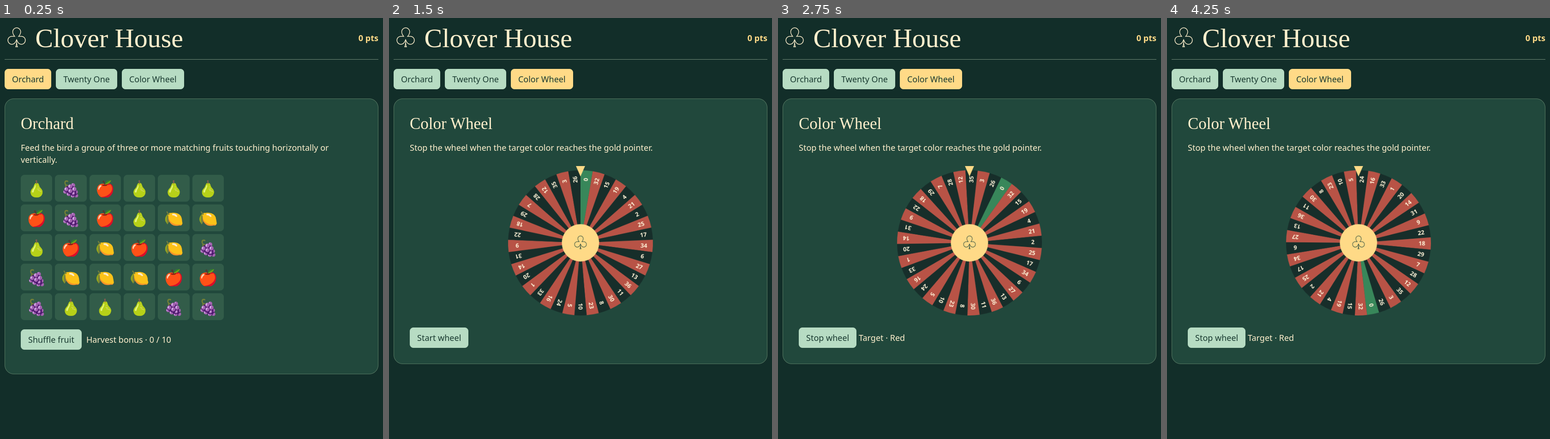
Above: before the commit, frames 1-4 (left to right).
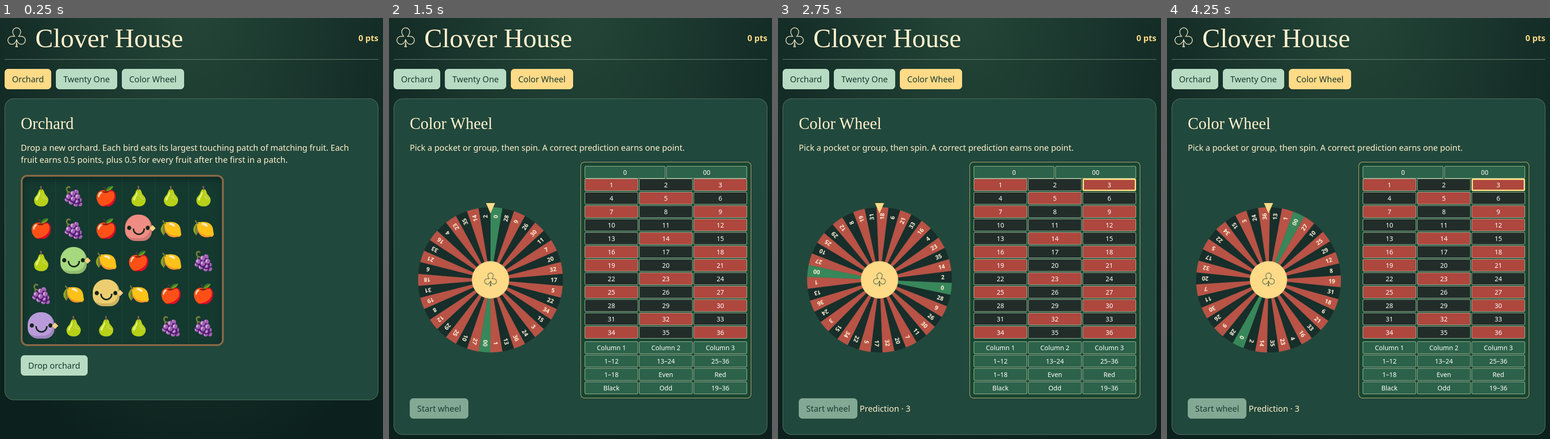
Above: after the commit, the same moments.

Repository: Vectro06/GPT-Game
Game: browser game, page Play.html
Same seed, same stepped clock (60 frames per second), same inputs: the game is played once before the commit and once after it.
Inputs (mouse positions are in pixels of both pictures, inside the frame that each line leads up to):
- Up to frame 1 (0.25 s): no input
- Up to frame 2 (1.5 s): click "Color Wheel" at 1.27 s
- Up to frame 3 (2.75 s): click (1111, 316) at 1.87 s, where only the run after the commit has a clickable "33"; click (1111, 186) at 2.02 s, where only the run after the commit has a clickable "3"; click "Start wheel" at 2.47 s
- Up to frame 4 (4.25 s): click (1442, 304) at 3.07 s, where only the run after the commit has a clickable "29"; click (1442, 375) at 3.67 s, where only the run after the commit has a clickable "Even"

The runs differ from the first frame. In frame 1, 26% of the frame differs, in the area x 1-99%, y 30-91%; in frame 2, 46%; in frame 3, 46%; in frame 4, 46%, in the area x 1-99%, y 30-100%.

Commit message:
Animate orchard cascades and card play and add automatic prediction wheel

Diff:
--- a/Play.html
+++ b/Play.html
@@ -2,11 +2,28 @@
 <html lang="en"><head><meta charset="utf-8"><meta name="viewport" content="width=device-width,initial-scale=1"><title>Clover House Arcade</title>
 <style>
 *{box-sizing:border-box}body{margin:0;background:#122e29;color:#fff0cd;font:18px "DM Sans",system-ui,sans-serif}main{ma …(1190 unchanged characters)…
+
+body{background:radial-gradient(ellipse at top,#254739,#0c211e 70%);min-height:100vh}
+#grid{display:grid;grid-template-columns:repeat(6,minmax(0,1fr));gap:0;padding:5px;overflow:hidden;border:4px solid #886846;border-radius:14px;background:repeating-linear-gradient(90deg,#14392f 0 16.5%,#21483c 16.5% 16.67%);box-shadow:inset 0 6px 15px #0c2825}
+.tile{display:grid;place-items:center;position:relative;aspect-ratio:1;font-size:clamp(23px,5vw,40px)}
+.bird{background:var(--plumage);border-radius:48% 48% 36% 40%;margin:9%;aspect-ratio:auto;color:#16261c;font: bold clamp(19px,4vw,33px) Georgia;box-shadow:inset -4px -6px 0 #0002}
+.bird:before{content:'◆';position:absolute;color:#ffd17e;font-size:.5em;right:-.45em}
+.drop{animation:fall .45s cubic-bezier(.35,0,.8,1.12) both}
+@keyframes fall{from{transform:translateY(var(--from))}to{transform:translateY(0)}}
+.eaten{animation:pop .29s ease-in forwards}@keyframes pop{50%{transform:scale(1.15)}to{opacity:0;transform:scale(.3)}}
+.card{display:grid;place-items:center;height:84px;box-shadow:0 4px 8px #102a2390;animation:deal .28s ease-out both}.card.back{background:repeating-linear-gradient(45deg,#376852 0 6px,#47785d 6px 8px);border:3px solid #e4d2a3;color:#fff3d8}
+@keyframes deal{from{opacity:0;transform:translate(22px,-18px) rotate(8deg)}}
+#wheelLayout{display:flex;align-items:center;flex-wrap:wrap;gap:20px}#disc{flex:1 1 210px;min-width:0;max-width:350px}
+#board{flex:1 1 210px;border:1px solid #cfb67a;padding:8px;border-radius:9px;background:#184632;min-width:0}
+.pockets,.groups{display:grid;grid-template-columns:repeat(3,1fr);gap:2px}.zeros{display:flex;gap:2px}.zeros button{flex:1}.groups{margin-top:6px}
+#board button{border:1px solid #aac2a1;border-radius:3px;background:#2c624a;color:white;padding:3px;font-size:14px;min-height:25px}#board .ruby{background:#ae473e}#board .dark{background:#222d2a}#board [aria-pressed=true]{outline:3px solid #ffdf83;outline-offset:-3px}
+button:disabled{cursor:default;opacity:.65}
+@media(prefers-reduced-motion:reduce){.drop,.card,.eaten{animation-duration:.01s}}
 </style></head><body><main><header><h1>♧ Clover House</h1><output id="points">0 pts</output></header>
 <nav aria-label="Minigames"><button data-page="orchard" aria-pressed="true">Orchard</button><button data-page="cards">Twenty One</button><button data-page="wheel">Color Wheel</button></nav>
-<section id="orchard"><h2>Orchard</h2><p>Feed the bird a group of three or more matching fruits touching horizontally or vertically.</p><div id="grid"></div><div class="actions"><button id="shuffle">Shuffle fruit</button><span id="harvest"></span></div><p id="fruitNote" role="status"></p></section>
+<section id="orchard"><h2>Orchard</h2><p>Drop a new orchard. Each bird eats its largest touching patch of matching fruit. Each fruit earns 0.5 points, plus 0.5 for every fruit after the first in a patch.</p><div id="grid"></div><div class="actions"><button id="shuffle">Drop orchard</button><span id="harvest"></span></div><p id="fruitNote" role="status"></p></section>
 <section id="cards" hidden><h2>Twenty One</h2><p>Beat the dealer without going over 21. The dealer stands on 17.</p><st …(316 unchanged characters)…
-<section id="wheel" hidden><h2>Color Wheel</h2><p>Stop the wheel when the target color reaches the gold pointer.</p><canvas width="390" height="390" id="disc" aria-label="Numbered color wheel"></canvas><button id="spin">Start wheel</button> <span role="status" id="wheelNote"></span></section></main>
+<section id="wheel" hidden><h2>Color Wheel</h2><p>Pick a pocket or group, then spin. A correct prediction earns one point.</p><div id="wheelLayout"><canvas width="390" height="390" id="disc" aria-label="Numbered color wheel"></canvas><div id="board"></div></div><button id="spin">Start wheel</button> <span role="status" id="wheelNote"></span></section></main>
 <script>
 const el = id => document.getElementById(id);
 let score = 0;
@@ -20,47 +37,100 @@
   if (button.dataset.page === "cards" && !player.length) deal();
 });
 const fruits = ["🍎","🍋","🍇","🍐"];
-const fruit = () => fruits[Math.floor(Math.random()*4)];
-let board, progress, bird;
-function showFruit() {
+
+const colors = ["#ef8c83","#ecce70","#b99bda","#a6d87f"];
+const sleep = ms => new Promise(resolve => setTimeout(resolve,ms));
+const randomFruit = () => Math.floor(Math.random()*4);
+let board;
+function freshBoard() {
+  board = Array.from({length:30},randomFruit);
+  const places = Array.from(board.keys());
+  for(let color=0;color<4;color++) {
+    const [place] = places.splice(Math.floor(Math.random()*places.length),1);
+    board[place] = 4+color;
+  }
+}
+function paintBoard(distances = []) {
   el("grid").replaceChildren(...board.map((value,i) => {
-    const tile = document.createElement("button");
-    tile.textContent = value;
-    if (i === bird) tile.style.boxShadow = "inset 0 0 0 2px #ffda87";
-    tile.onclick = () => eat(i);
+    const tile = document.createElement("span");
+    const bird = value >= 4;
+    tile.className = bird ? "tile bird" : "tile";
+    tile.textContent = bird ? "•◡•" : fruits[value];
+    if(bird) {
+      tile.style.setProperty("--plumage",colors[value-4]);
+      tile.title = fruits[value-4]+" bird";
+    }
+    if(distances[i]) {
+      tile.classList.add("drop");
+      tile.style.setProperty("--from",(-distances[i]*(bird ? 122 : 100))+"%");
+    }
     return tile;
   }));
-  el("harvest").textContent = "Harvest bonus · " + progress + " / 10";
-}
-function eat(i) {
-  const group = new Set([i]);
-  for (const pos of group) {
-    for (const near of [pos-6,pos+6,pos-1,pos+1]) {
-      if (Math.abs(pos%6-near%6)<=1 && board[near]===board[i]) group.add(near);
-    }
-  }
-  if (group.size < 3) {
-    el("fruitNote").textContent = "Look for a larger group.";
-    return;
-  }
-  progress += group.size;
-  const bonus = Math.floor(progress/10)*10;
-  progress %= 10;
-  award(group.size+bonus);
-  bird = i;
-  for (const pos of group) board[pos] = fruit();
-  el("fruitNote").textContent = "🐦 Ate " + group.size + " fruits!" + (bonus ? " Harvest bonus +" + bonus : "");
-  showFruit();
-}
-function shuffle() {
-  board = Array.from({length:30},fruit);
-  progress = 0;
-  bird = -1;
-  el("fruitNote").textContent = "";
-  showFruit();
-}
-el("shuffle").onclick = shuffle;
-shuffle();
+}
+function neighbors(i) {
+  return [i-6,i+6,i-1,i+1].filter(n => n>=0 && n<30 && Math.abs(n%6-i%6)<=1);
+}
+function nextMeal() {
+  let best=[];
+  board.forEach((bird,i) => {
+    if(bird<4) return;
+    const seen=new Set();
+    for(const near of neighbors(i)) {
+      if(seen.has(near) || board[near]!==bird-4) continue;
+      const patch=new Set([near]);
+      for(const pos of patch) {
+        seen.add(pos);
+        for(const n of neighbors(pos)) if(board[n]===bird-4) patch.add(n);
+      }
+      if(patch.size>best.length) best=[...patch];
+    }
+  });
+  return best;
+}
+function collapse(meal) {
+  const holes=new Set(meal), distances=Array(30).fill(0);
+  for(let col=0;col<6;col++) {
+    let dest=24+col;
+    for(let src=dest;src>=0;src-=6) {
+      if(holes.has(src)) continue;
+      board[dest]=board[src];
+      distances[dest]=(dest-src)/6;
+      dest-=6;
+    }
+    const missing=Math.floor(dest/6)+1;
+    for(;dest>=0;dest-=6) {
+      board[dest]=randomFruit();
+      distances[dest]=missing;
+    }
+  }
+  paintBoard(distances);
+}
+async function dropOrchard() {
+  el("shuffle").disabled=true;
+  freshBoard();
+  paintBoard(Array(30).fill(5));
+  let eaten=0, earned=0;
+  el("harvest").textContent="";
+  el("fruitNote").textContent="The orchard is falling…";
+  await sleep(470);
+  for(let meal=nextMeal();meal.length;meal=nextMeal()) {
+    el("fruitNote").textContent="Feeding on "+fruits[board[meal[0]]]+" × "+meal.length;
+    meal.forEach(i => el("grid").children[i].classList.add("eaten"));
+    await sleep(300);
+    const gain=meal.length-0.5;
+    earned+=gain;
+    eaten+=meal.length;
+    award(gain);
+    collapse(meal);
+    el("harvest").textContent=eaten+" fruits · +"+earned+" pts";
+    await sleep(470);
+  }
+  el("fruitNote").textContent=eaten ? "Harvest complete." : "No matching fruit within reach.";
+  el("shuffle").disabled=false;
+}
+el("shuffle").onclick=dropOrchard;
+freshBoard();
+paintBoard();
 
 let deck, player = [], dealer, done;
 function total(hand) {
@@ -71,19 +141,30 @@
   for (const [id, hand] of [["player",player],["dealer",dealer]]) {
     const masked = id==="dealer" && !done;
     el(id+"Label").textContent = (masked ? "Dealer" : (id==="player" ? "You" : "Dealer")+" · "+total(hand));
-    el(id+"Hand").replaceChildren(...hand.map((c,i) => {
+    const row=el(id+"Hand");
+    hand.forEach((c,i) => {
       const tile = document.createElement("span");
       tile.className = "card"+(!masked || i!==1 ? ("♥♦".includes(c.suit) ? " red" : "") : "");
       tile.textContent = masked && i===1 ? "♧" : ("A23456789TJQK"[c.rank-1].replace("T","10")+c.suit);
-      return tile;
-    }));
+      if(masked && i===1) tile.classList.add("back");
+      const old=row.children[i];
+      if(!old) row.append(tile);
+      else if(old.textContent!==tile.textContent) old.replaceWith(tile);
+    });
   }
   el("hit").hidden = el("stand").hidden = done;
   el("deal").hidden = !done;
 }
-function finish() {
-  while(total(player)<=21 && total(dealer)<17) dealer.push(deck.pop());
+async function finish() {
   done = true;
+  showCards();
+  el("deal").disabled=true;
+  while(total(player)<=21 && !(player.length===2 && total(player)===21) && total(dealer)<17) {
+    await sleep(420);
+    dealer.push(deck.pop());
+    showCards();
+  }
+  el("deal").disabled=false;
   const p = total(player), d = total(dealer);
   const win = p<=21 && (d>21 || p>d);
   if (win) award(5);
@@ -91,6 +172,8 @@
   showCards();
 }
 function deal() {
+  el("dealerHand").replaceChildren();
+  el("playerHand").replaceChildren();
   deck = Array.from({length:52},(_,i)=>({rank:i%13+1,suit:"♠♥♦♣"[Math.floor(i/13)]}));
   for(let i=51;i>0;i--) {
     const j=Math.floor(Math.random()*(i+1));
@@ -107,16 +190,18 @@
 el("stand").onclick=finish;
 el("hit").onclick=()=>{player.push(deck.pop()); if(total(player)>=21) finish(); else showCards();};
 
-const numbers=[0,32,15,19,4,21,2,25,17,34,6,27,13,36,11,30,8,23,10,5,24,16,33,1,20,14,31,9,22,18,29,7,28,12,35,3,26];
-const ctx=el("disc").getContext("2d"), tau=Math.PI*2, step=tau/37;
-let angle=0, frame=0, lastTime, target;
+const numbers=["0","28","9","26","30","11","7","20","32","17","5","22","34","15","3","24","36","13","1","00","27","10","25","29","12","8","19","31","18","6","21","33","16","4","23","35","14","2"];
+const reds=new Set([1,3,5,7,9,12,14,16,18,19,21,23,25,27,30,32,34,36]);
+function tone(n) {return Number(n)===0 ? "green" : reds.has(Number(n)) ? "ruby" : "dark";}
+const ctx=el("disc").getContext("2d"), tau=Math.PI*2, step=tau/numbers.length;
+let angle=0, prediction=null;
 function drawWheel() {
   ctx.clearRect(0,0,390,390);
   ctx.save();
   ctx.translate(195,195);
   ctx.rotate(angle-Math.PI/2);
-  for(let i=0;i<37;i++) {
-    ctx.fillStyle=i===0?"#38875a":i%2?"#b85346":"#172e2a";
+  for(let i=0;i<numbers.length;i++) {
+    ctx.fillStyle=({green:"#38875a",ruby:"#b85346",dark:"#172e2a"})[tone(numbers[i])];
     ctx.beginPath(); ctx.moveTo(0,0); ctx.arc(0,0,175,0,step); ctx.fill();
     ctx.save(); ctx.rotate(step/2); ctx.fillStyle="#fff3d8";
     ctx.font="bold 14px system-ui"; ctx.textAlign="center"; ctx.fillText(numbers[i],153,5); ctx.restore();
@@ -127,28 +212,56 @@
   ctx.fillStyle="#21483c"; ctx.textAlign="center"; ctx.font="44px Georgia"; ctx.fillText("♧",195,210);
   ctx.fillStyle="#ffda87"; ctx.beginPath(); ctx.moveTo(184,10); ctx.lineTo(206,10); ctx.lineTo(195,35); ctx.fill();
 }
-function tick(time) {
-  angle=(angle+Math.max(0,time-lastTime)*0.0016)%tau;
-  lastTime=time;
-  drawWheel();
-  frame=requestAnimationFrame(tick);
-}
+
+function boardRow(style) {
+  const row=document.createElement("div");
+  row.className=style;
+  el("board").append(row);
+  return row;
+}
+function choice(row,label,matches,style="") {
+  const btn=document.createElement("button");
+  btn.textContent=label;
+  btn.className=style;
+  btn.setAttribute("aria-pressed","false");
+  btn.onclick=()=>{
+    el("board").querySelector('[aria-pressed=true]')?.setAttribute("aria-pressed","false");
+    btn.setAttribute("aria-pressed","true");
+    prediction=matches;
+    el("wheelNote").textContent="Prediction · "+label;
+    el("spin").disabled=false;
+  };
+  row.append(btn);
+}
+const zeros=boardRow("zeros"), pockets=boardRow("pockets"), groups=boardRow("groups");
+for(const n of ["0","00",...Array.from({length:36},(_,i)=>String(i+1))])
+  choice(Number(n)===0?zeros:pockets,n,result=>result===n,tone(n));
+for(let i=0;i<3;i++) choice(groups,"Column "+(i+1),n=>Number(n)>0 && (Number(n)-1)%3===i);
+for(let i=0;i<3;i++) choice(groups,(12*i+1)+"–"+(12*i+12),n=>Number(n)>12*i && Number(n)<=12*i+12);
+for(const [label,test] of [["1–18",n=>n<=18],["Even",n=>n%2===0],["Red",n=>reds.has(n)],["Black",n=>!reds.has(n)],["Odd",n=>n%2===1],["19–36",n=>n>=19]])
+  choice(groups,label,n=>Number(n)>0 && test(Number(n)));
+el("spin").disabled=true;
 el("spin").onclick=()=>{
-  if(frame) {
-    cancelAnimationFrame(frame);
-    frame=0;
-    const i=Math.floor((tau-angle)%tau/step);
-    const color=i===0?"Green":i%2?"Red":"Black";
-    if(color===target) award(3);
-    el("wheelNote").textContent=numbers[i]+" · "+color+(target===color?" · On target! +3":" · Try again!");
-    el("spin").textContent="Start wheel";
-  } else {
-    target=Math.random()<0.5?"Red":"Black";
-    el("wheelNote").textContent="Target · "+target;
-    el("spin").textContent="Stop wheel";
-    lastTime=performance.now();
-    frame=requestAnimationFrame(tick);
-  }
+  const index=Math.floor(Math.random()*numbers.length);
+  const stop=(tau-(index+0.5)*step)%tau;
+  const start=angle, distance=4*tau+(stop-start+tau)%tau;
+  const began=performance.now();
+  el("spin").disabled=true;
+  el("board").inert=true;
+  function tick(time) {
+    const t=Math.min(1,(time-began)/3000);
+    angle=(start+distance*(1-(1-t)**3))%tau;
+    drawWheel();
+    if(t<1) requestAnimationFrame(tick);
+    else {
+      const result=numbers[index], correct=prediction(result);
+      if(correct) award(1);
+      el("wheelNote").textContent="Landed on "+result+(correct?" · Correct! +1 point":" · Miss");
+      el("board").inert=false;
+      el("spin").disabled=false;
+    }
+  }
+  requestAnimationFrame(tick);
 };
 drawWheel();
 </script></body></html>
